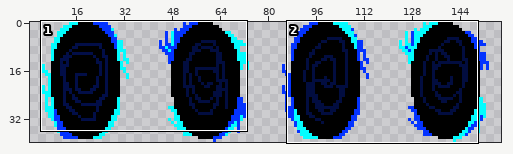
Sprite sheet: static/assets/images/portal.png. Above, an overview of the earlier version with the close-up marked.
Close-up. Old version:
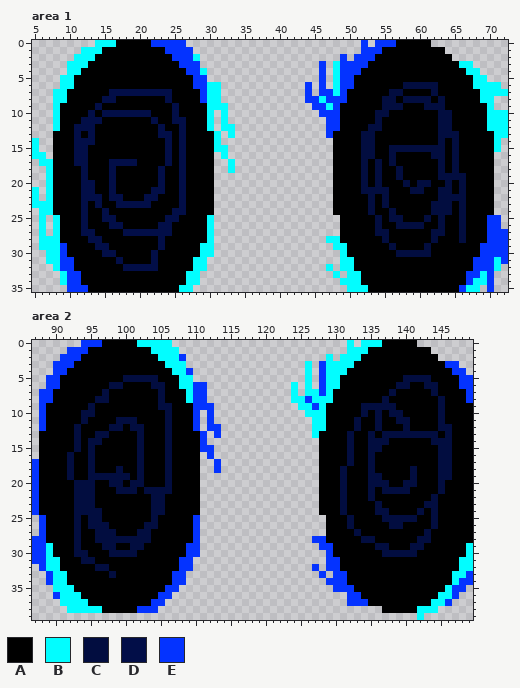
The file is 160x40 pixels. Shown: area 1: x 5..72, y 0..35; area 2: x 87..149, y 0..39. The wide view leaves out empty margins.
Palette (. is transparent): A #000000  B #02fdff  C #020d40  D #020e48  E #0433ff
The result:
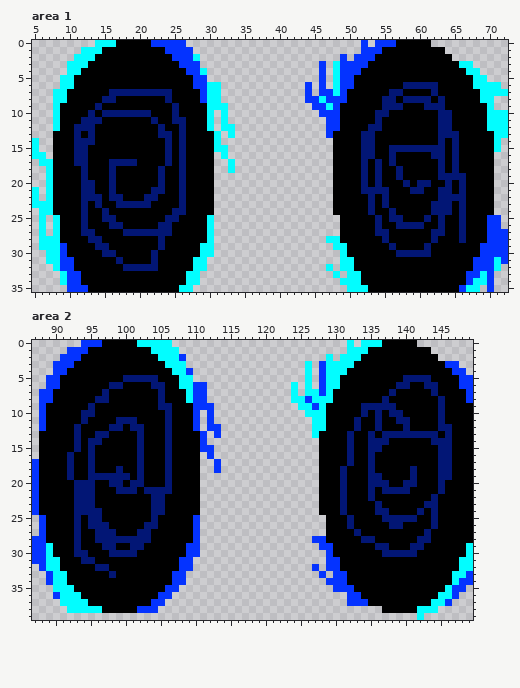
From old to new:
@@ palette @@
-C #020d40
+C #021675
--- area 1
@@ x 9..28 @@
  6 BBAAAAAAAAAAAAAAAAAE
- 7 BAAAAAADDDDDDDDDAAAA
- 8 BAAAAADDAAAAAAADAAAA
- 9 AAAAADAAAAAAAAAADAAA
-10 AAAADADDDDDDDAAADAAA
-11 AAADDDAAAAAAADAADDAA
-12 AADDDAAAAAAAAADAADAA
-13 AADADAAAAAAAAADDADAA
-14 AADDDAAAAAAAAAADADAA
-15 AADDAAAAAAAAAAADADAA
-16 AADDAAAAAAAAAAADADAA
-17 AADDAAADDDDAAAADADAA
-18 AAADAAADAAAAAADAADAA
-19 AAADAAADAAAAAADAADAA
-20 AAADDAADAAAAAADAADAA
-21 AAADDAADAAAAADDAADAA
-22 AAADDDADDAAADDAAADAA
-23 AAADADAADDDDDAAAADAA
-24 AAADAADAAAAAAAAADDAA
-25 AAADAADDAAAAAAADDAAA
-26 AAADAAADDAAAAADDAAAA
-27 AAADDAAAADDDDDDDAAAA
-28 AAAADDAAAAAAAADAAAAA
-29 EAAAADDAAAAAAADAAAAA
-30 EAAAAADDAAAAADAAAAAA
-31 EEAAAAAADAAAADAAAAAB
-32 EEAAAAAAADDDDDAAAAAB
+ 7 BAAAAAACCCCCCCCCAAAA
+ 8 BAAAAACCAAAAAAACAAAA
+ 9 AAAAACAAAAAAAAAACAAA
+10 AAAACACCCCCCCAAACAAA
+11 AAACCCAAAAAAACAACCAA
+12 AACCCAAAAAAAAACAACAA
+13 AACACAAAAAAAAACCACAA
+14 AACCCAAAAAAAAAACACAA
+15 AACCAAAAAAAAAAACACAA
+16 AACCAAAAAAAAAAACACAA
+17 AACCAAACCCCAAAACACAA
+18 AAACAAACAAAAAACAACAA
+19 AAACAAACAAAAAACAACAA
+20 AAACCAACAAAAAACAACAA
+21 AAACCAACAAAAACCAACAA
+22 AAACCCACCAAACCAAACAA
+23 AAACACAACCCCCAAAACAA
+24 AAACAACAAAAAAAAACCAA
+25 AAACAACCAAAAAAACCAAA
+26 AAACAAACCAAAAACCAAAA
+27 AAACCAAAACCCCCCCAAAA
+28 AAAACCAAAAAAAACAAAAA
+29 EAAAACCAAAAAAACAAAAA
+30 EAAAAACCAAAAACAAAAAA
+31 EEAAAAAACAAAACAAAAAB
+32 EEAAAAAAACCCCCAAAAAB
 33 BEEAAAAAAAAAAAAAAABB
Changed places in both close-ups, as pixel boxes (x1, y1, x2, y2):
changed: (361, 82, 466, 257)
changed: (74, 89, 186, 271)
changed: (67, 375, 172, 578)
changed: (340, 375, 452, 557)
